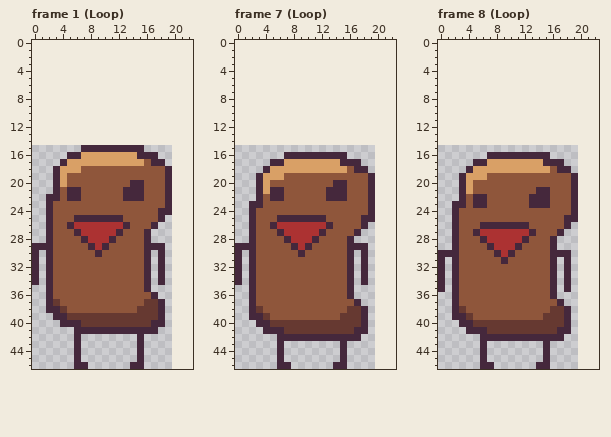
A pixel-art file gets an edit: Baked Bean.aseprite. Above, as it was before the edit.
20x32 pixels, 16 frames. Shown: frame 1 (Loop), frame 7 (Loop), frame 8 (Loop). The old version is drawn lined up with the new one, on the new canvas. The commit also changed other frames, which this record leaves out.
Now the later version:
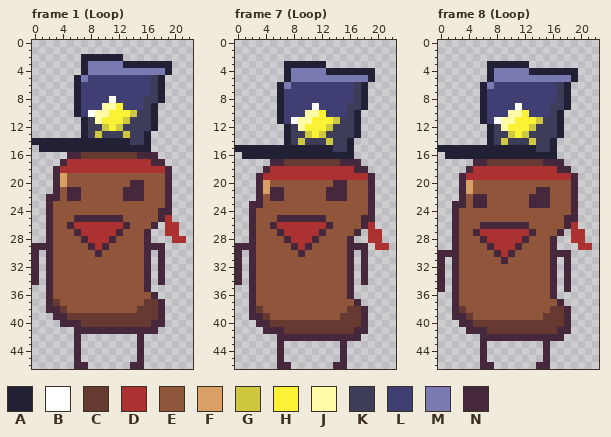
Palette (. is transparent): A #222034  B #ffffff  C #663931  D #ac3232  E #8f563b  F #d9a066  G #cec841  H #fbf236  J #fffba6  K #3d3d59  L #3f3f74  M #7a7ab2  N #45283c
Difference:
canvas 20x32 -> 23x47, the old top-left corner now at 0,15
Frame 1 (Loop):
y 2: x 7..12 ...... -> AAAAAA
y 3: x 7..19 ............. -> AMMMMMAAAAAAA
y 4: x 7..19 ............. -> AMMMMMMMMMMMA
y 5: x 6..18 ............. -> AMLLLLLLLLLKA
y 6..7: x 6..18 ............. -> ALLLLLLLLLLKA
y 8: x 6..18 ............. -> ALLLLBLLLLKKA
y 9: x 6..17 ............ -> ALLLJJHLLLKA
y 10: x 6..17 ............ -> ALBJJHHHGKKA
y 11: x 7..17 ........... -> AKJHHHGKKKA
y 12: x 7..17 ........... -> AKKGHGKKKKA
y 13: x 7..16 .......... -> AKGKKKGKKA
y 14: x 0..16 ................. -> AAAAAAAAAAAAAAKKA
y 15: x 1..16 ......NNNNNNNNN. -> AAAAAAAAAAAAAAAA
y 16: x 7..14 FFFFFFFF -> CCCCCCCC
y 17: x 5..16 FFFFFFFFFFFE -> DDDDDDDDDDDD
y 18: x 4..18 FFFEEEEEEEEEEEE -> DDDDDDDDDDDDDDD
y 25: x 19 . -> D
y 26..27: x 19..20 .. -> DD
y 28: x 20..21 .. -> DD
Frame 7 (Loop):
y 3: x 7..12 ...... -> AAAAAA
y 4: x 7..19 ............. -> AMMMMMAAAAAAA
y 5: x 7..19 ............. -> AMMMMMMMMMMMA
y 6: x 6..18 ............. -> AMLLLLLLLLLKA
y 7..8: x 6..18 ............. -> ALLLLLLLLLLKA
y 9: x 6..18 ............. -> ALLLLBLLLLKKA
y 10: x 6..17 ............ -> ALLLJJHLLLKA
y 11: x 6..17 ............ -> ALBJJHHHGKKA
y 12: x 7..17 ........... -> AKJHHHGKKKA
y 13: x 7..17 ........... -> AKKGHGKKKKA
y 14: x 7..16 .......... -> AKGKKKGKKA
y 15: x 0..16 ................. -> AAAAAAAAAAAAAAKKA
y 16: x 1..16 ......NNNNNNNNN. -> AAAAAAAAAAAAAAAA
y 17: x 7..14 FFFFFFFF -> CCCCCCCC
y 18: x 5..16 FFFFFFFFFFFE -> DDDDDDDDDDDD
y 19: x 4..18 FFFEEEEEEEEEEEE -> DDDDDDDDDDDDDDD
y 26: x 19 . -> D
y 27..28: x 19..20 .. -> DD
y 29: x 20..21 .. -> DD
Frame 8 (Loop): the same change as frame 7 (Loop)
